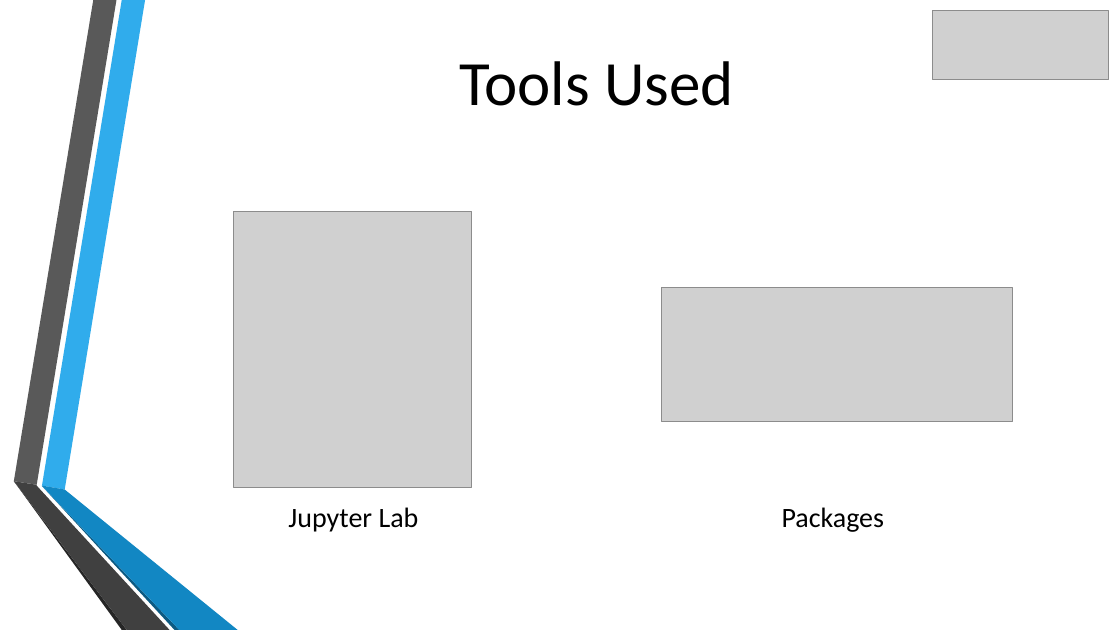
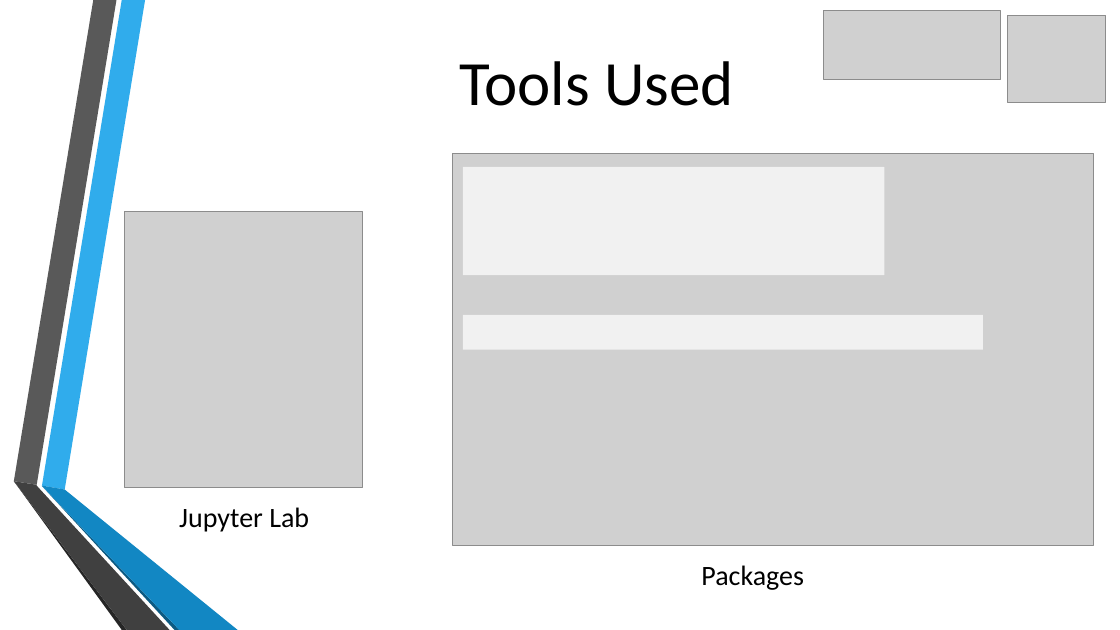
Before and after one commit to NB094/lighthouse-data-notes, a slide deck: slide 4 of Week_1/Day_4/Transport for London API Miniproject.pptx (slide 3 before the commit). Drawn at 1120x630 pixels with LibreOffice and Linux fonts; fonts in the diff are those of the drawing; grey boxes stand for pictures; background and template pictures are left out. Boxes give left, top, right and bottom in pixels: in the first picture for what was removed or moved away, otherwise in the second. Text is boxed around its words. In the diff, an @@ line names an element or a change of style, - is before the commit and + after.

```diff
--- a/Week_1/Day_4/Transport for London API Miniproject.pptx
+++ b/Week_1/Day_4/Transport for London API Miniproject.pptx
@@ picture added at (x1=1007, y1=15, x2=1106, y2=103) @@
@@ picture added at (x1=453, y1=154, x2=1095, y2=545) @@
@@ rectangle added at (x1=463, y1=167, x2=885, y2=276), fill #F5F5F5 at 90% opacity @@
@@ picture removed at (x1=662, y1=288, x2=1013, y2=422) @@
@@ rectangle added at (x1=463, y1=315, x2=983, y2=350), fill #F5F5F5 at 90% opacity @@
@@ 2 pictures, 1 text moved together from (x1=234, y1=11, x2=1109, y2=532) to (x1=124, y1=11, x2=1001, y2=532) @@
@@ text "Packages" moved from (x1=782, y1=507, x2=885, y2=532) to (x1=701, y1=565, x2=804, y2=590) @@
```
Also in this commit, not shown: 2 other slides changed, 5 slides added, 1 slide removed, 5 other files.
